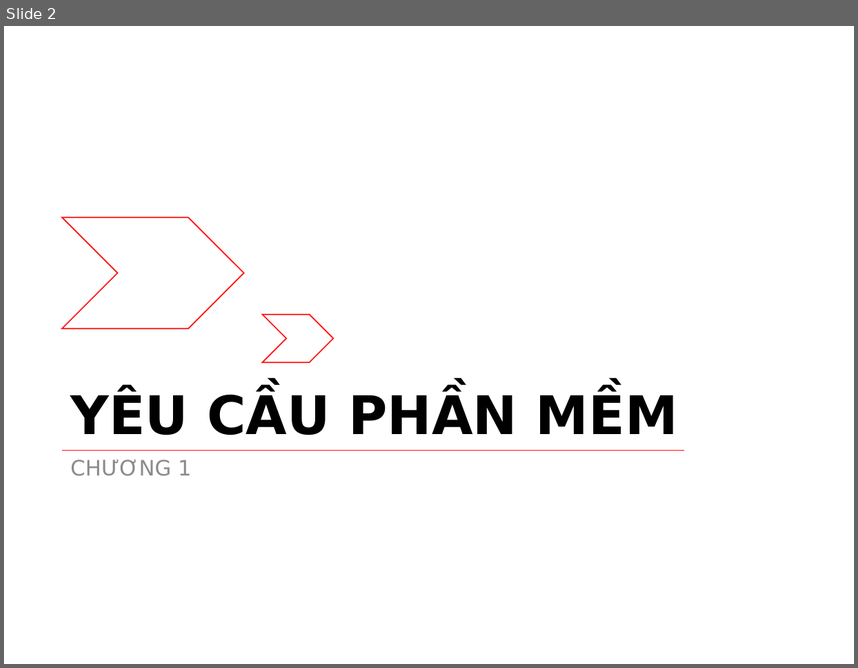
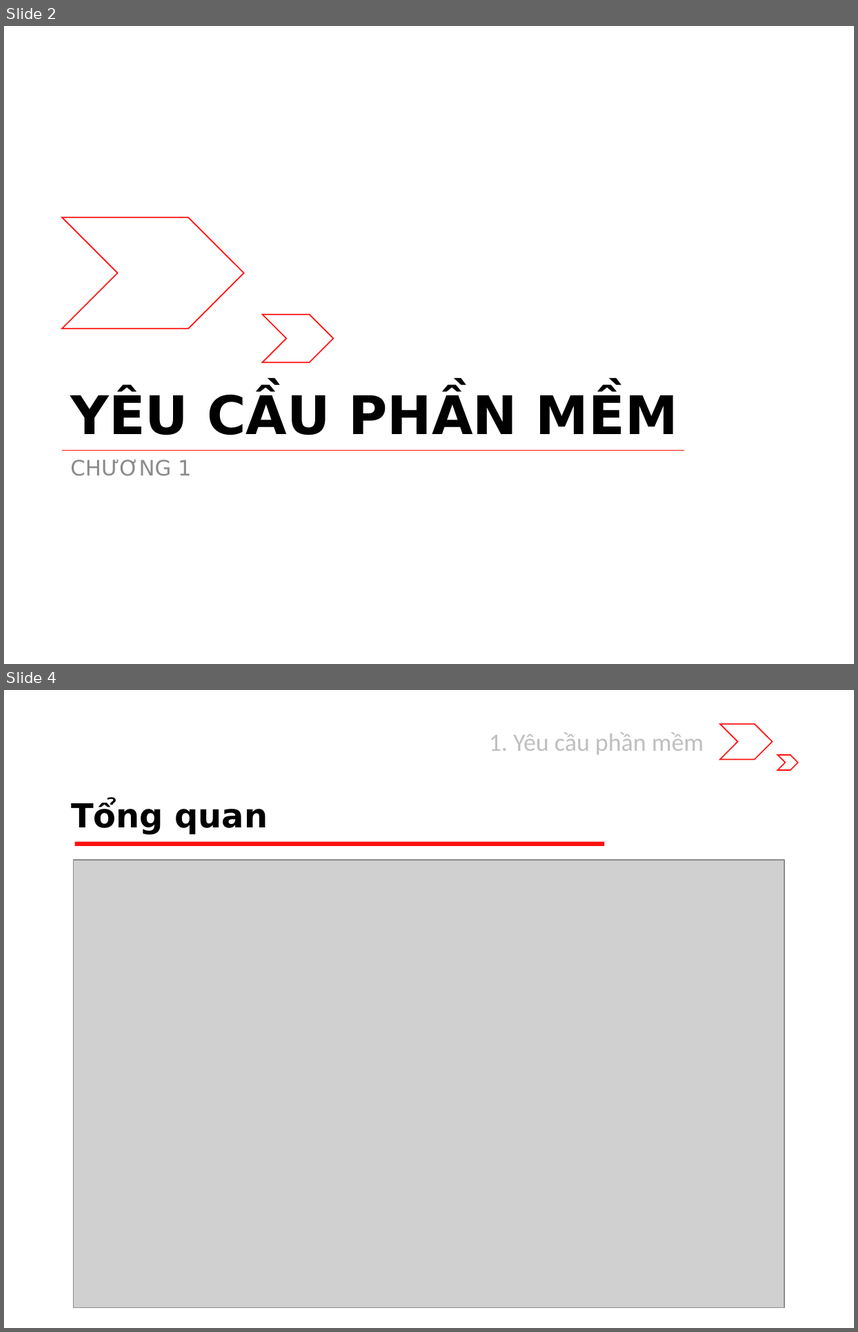
Before and after one commit to riverspart/uet-adv-sw-engineering, a slide deck: slide/dev/chapter_1/slide.pptx. Shown one above the other, each under a label of ours: slide 2 before the commit, slides 2 and 4 after it; the slides between them are not shown. The pictures are 858x668 and 858x1332 pixels, drawn with LibreOffice and Linux fonts; fonts in the diff are those of the drawing; grey boxes stand for pictures. Boxes give left, top, right and bottom in pixels: in the first picture for what was removed or moved away, otherwise in the second. Text is boxed around its words. In the diff, an @@ line names an element or a change of style, - is before the commit and + after.

Commit message:
Update slide template
- Add "Heading context" title to enable reader tracking knowledge
segment of current slide
- Add content slide for overview of knowledge structure of  Software
Requirement

```diff
--- a/slide/dev/chapter_1/slide.pptx
+++ b/slide/dev/chapter_1/slide.pptx
@@ slide 4 added at (x1=4, y1=690, x2=854, y2=1328), background #FFFFFF @@
@@ chevron added at (x1=720, y1=724, x2=771, y2=760), outline #FF1111 1 pt @@
@@ text added at (x1=489, y1=732, x2=704, y2=755), 21 pt, text #BFBFBF @@
+1. Yêu cầu phần mềm
@@ chevron added at (x1=777, y1=755, x2=798, y2=770), outline #FF1111 1 pt @@
@@ title added at (x1=71, y1=800, x2=268, y2=835), 28 pt, text #000000, bold @@
+Tổng quan
@@ rectangle added at (x1=74, y1=841, x2=604, y2=845), fill #FF1111 @@
@@ picture added at (x1=74, y1=860, x2=784, y2=1308) @@
```
Also in this commit, not shown: 3 slides changed.
